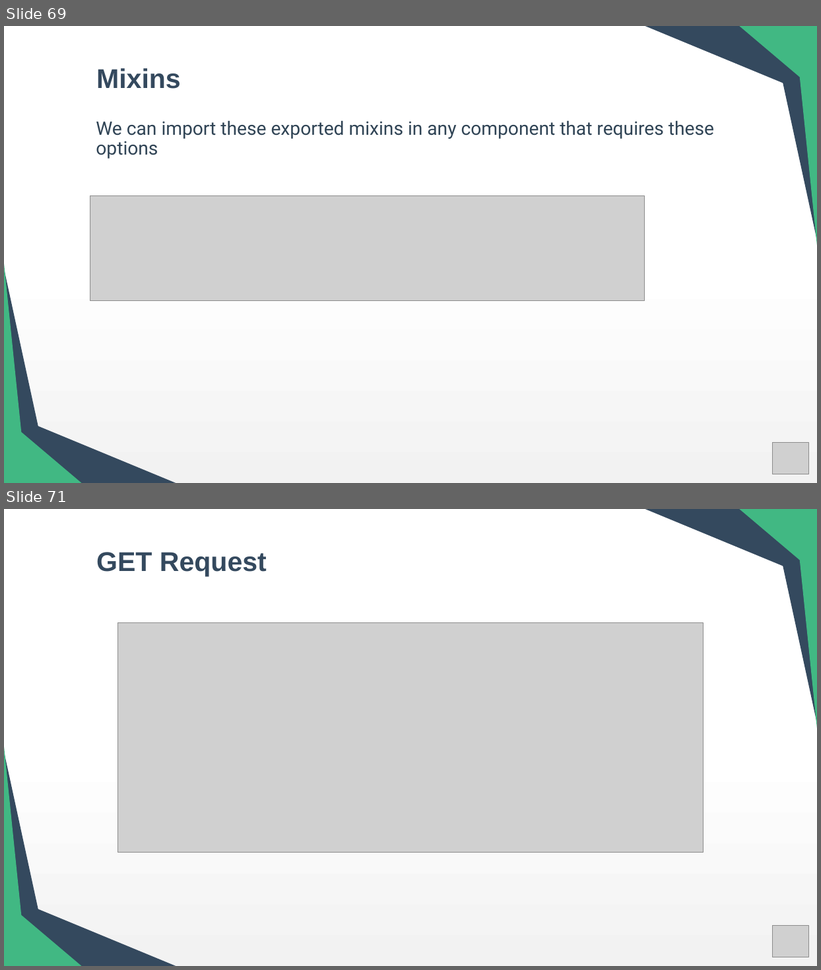
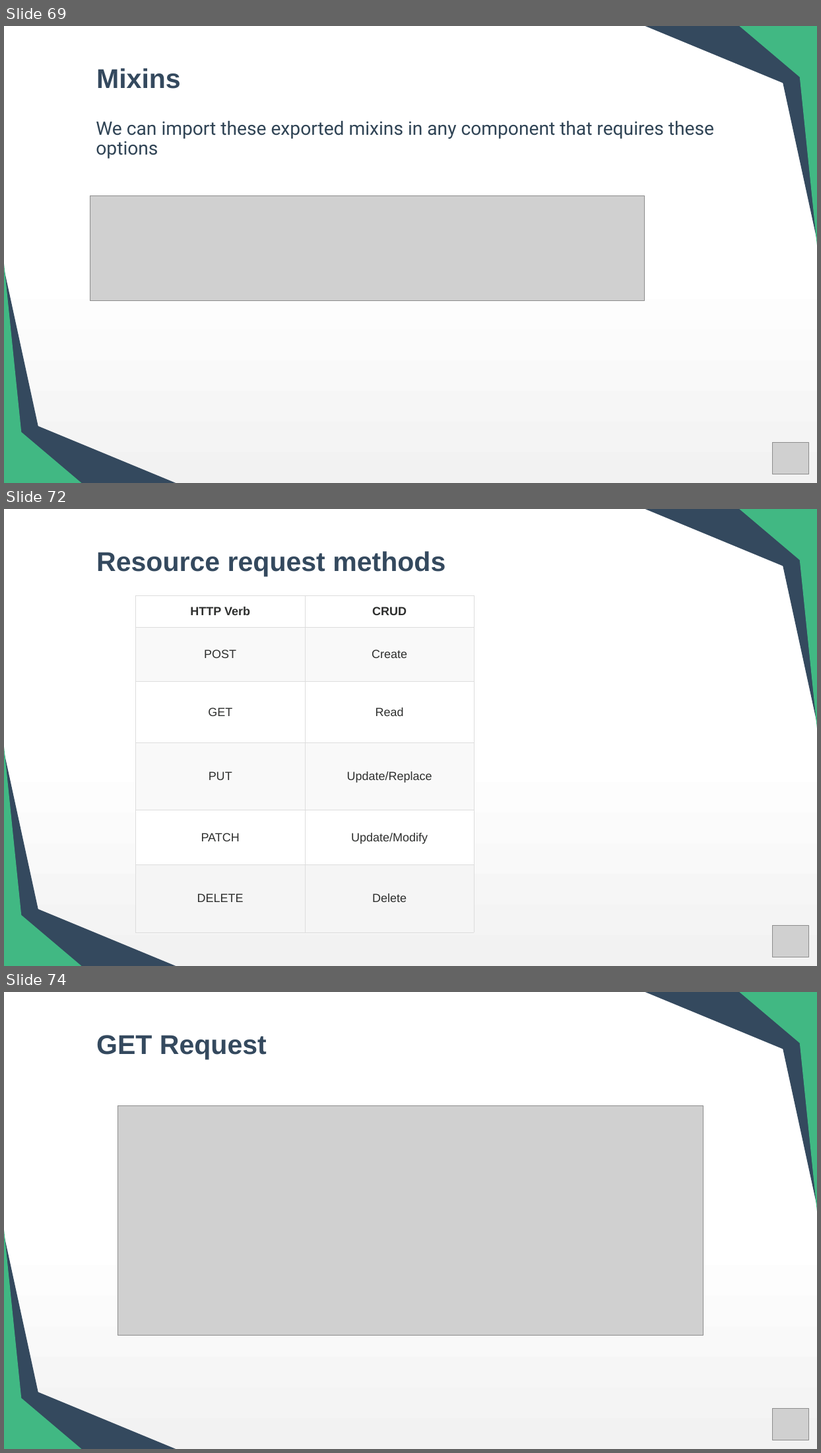
Before and after one commit to preetishhs/training-toshiba, a slide deck: Vue Overview.pptx. Shown one above the other, each under a label of ours: slides 69 and 71 before the commit, slides 69, 72 and 74 after it; the slides between them are not shown. The pictures are 821x970 and 821x1453 pixels, drawn with LibreOffice and Linux fonts; fonts in the diff are those of the drawing; grey boxes stand for pictures. Boxes give left, top, right and bottom in pixels: in the first picture for what was removed or moved away, otherwise in the second. Text is boxed around its words. In the diff, an @@ line names an element or a change of style, - is before the commit and + after.

```diff
--- a/Vue Overview.pptx
+++ b/Vue Overview.pptx
@@ slide 72 added at [4, 509, 817, 966], background gradient #FFFFFF to #F2F2F2 @@
@@ title added at [96, 551, 446, 576], 32 pt, text #34495E, bold @@
+Resource request methods
@@ group added at [646, 509, 817, 729]: 4 right triangles @@
@@ table added at [136, 595, 474, 933], 6 rows, 2 columns @@
+HTTP Verb | CRUD
+POST | Create
+GET | Read
+PUT | Update/Replace
+PATCH | Update/Modify
+DELETE | Delete
@@ right triangle added at [4, 752, 40, 916], fill #34495E @@
@@ right triangle added at [4, 747, 21, 916], fill #41B883 @@
@@ right triangle added at [4, 895, 176, 966], fill #34495E @@
@@ right triangle added at [4, 900, 81, 966], fill #41B883 @@
@@ picture added at [773, 925, 809, 957] @@
@@ what was slide 71 is now slide 74 @@
```
Also in this commit, not shown: 2 slides changed, 2 other slides added, 31 other files.
